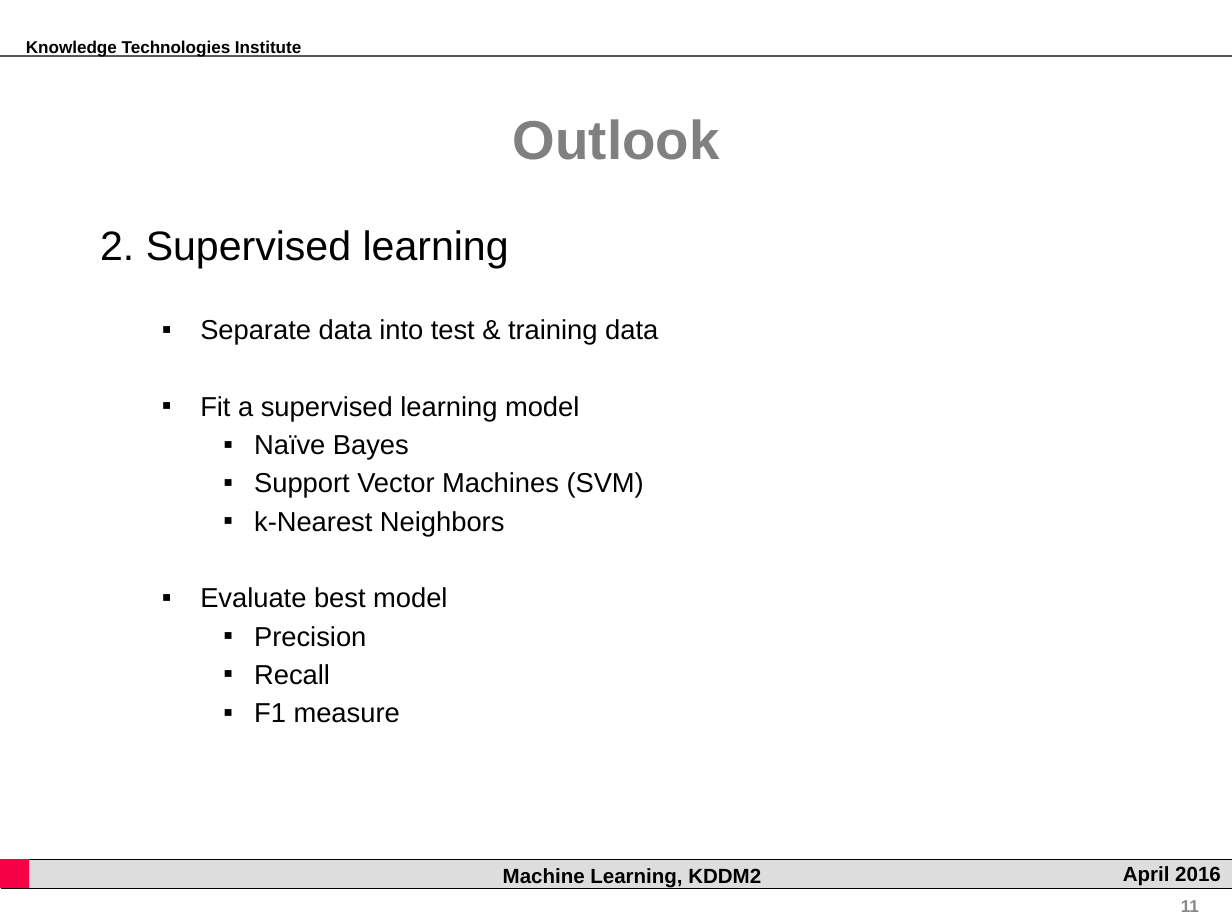
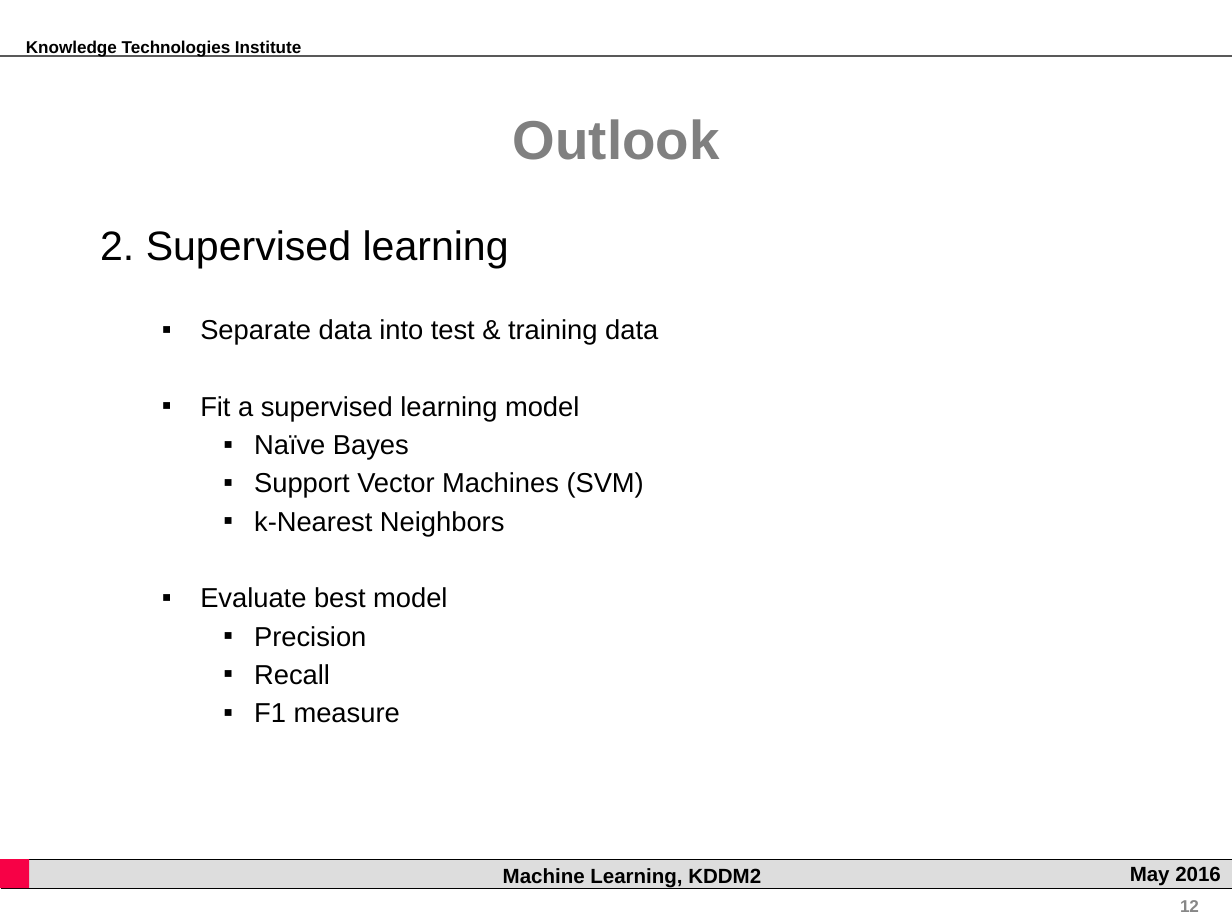
Before and after one commit to rsamer/MLSE, a slide deck: slide 12 of presentation/interim/Presentation.pptx (slide 11 before the commit). Drawn at 1232x924 pixels with LibreOffice and Linux fonts; fonts in the diff are those of the drawing; background and template pictures are left out. Boxes give left, top, right and bottom in pixels: in the first picture for what was removed or moved away, otherwise in the second. Text is boxed around its words. In the diff, an @@ line names an element or a change of style, - is before the commit and + after.

```diff
--- a/presentation/interim/Presentation.pptx
+++ b/presentation/interim/Presentation.pptx
@@ text in rectangle at bbox=[1130, 866, 1221, 886]: text changed @@
-April 2016
+May 2016
@@ page number at bbox=[1180, 900, 1199, 912]: text changed @@
-11
+12
```
Also in this commit, not shown: 11 other slides changed, 2 slides added, 1 slide removed.
